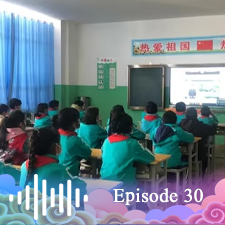
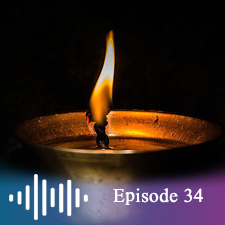
Revision of a layered 225x225 image; what changed, layer by layer:
painted on "Episode 18" over bbox(193, 188, 203, 203)
added layer "Layer 8" above "Layer 7" over bbox(0, 0, 225, 225)
